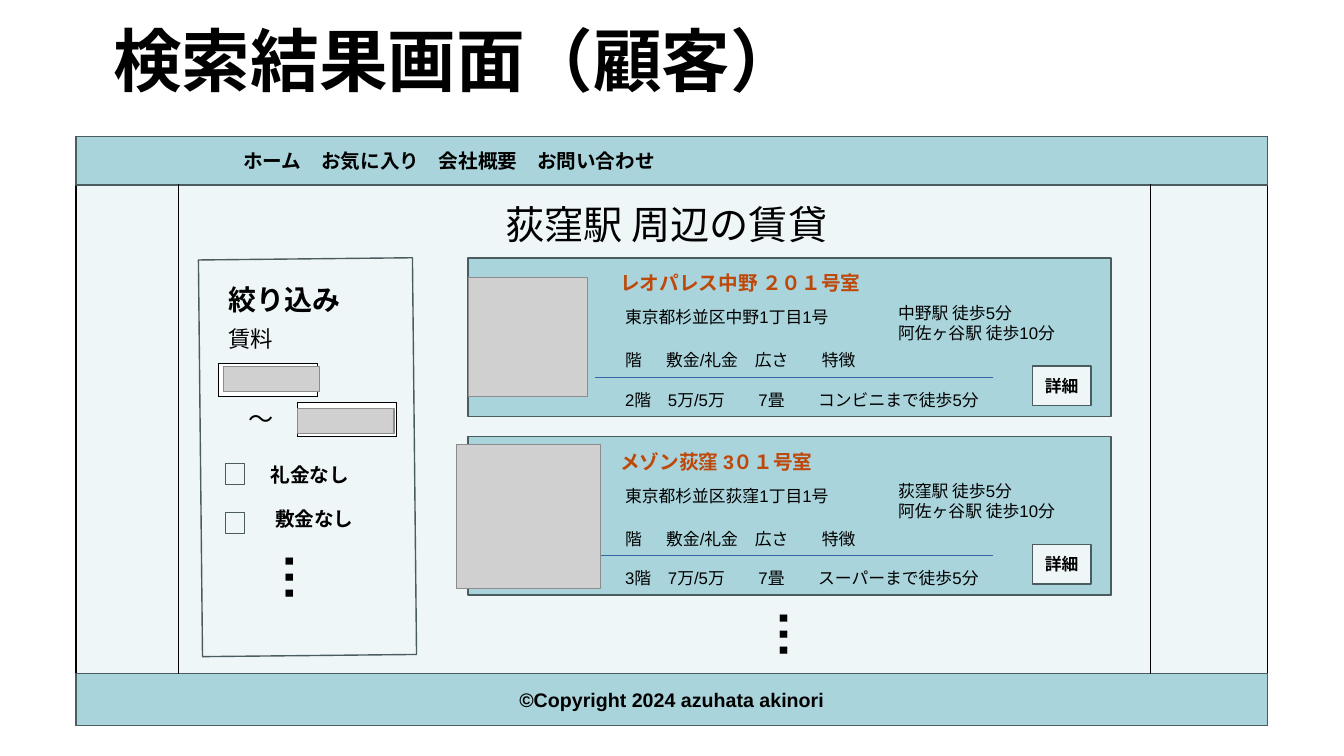
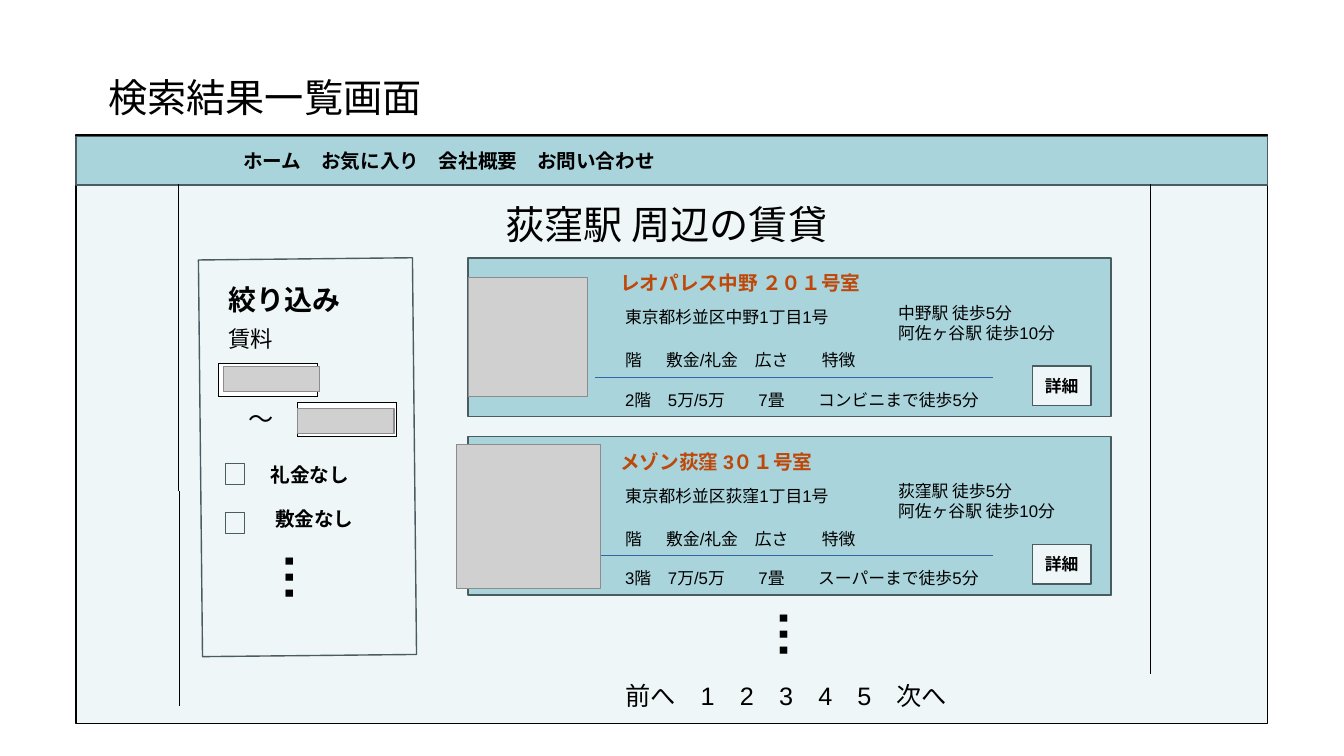
Before and after one commit to akikun918/apart-management-system, a slide deck: slide 11 of 要件定義書.pptx (slide 8 before the commit). Drawn at 1344x756 pixels with LibreOffice and Linux fonts; fonts in the diff are those of the drawing; grey boxes stand for pictures. Boxes give left, top, right and bottom in pixels: in the first picture for what was removed or moved away, otherwise in the second. Text is boxed around its words. In the diff, an @@ line names an element or a change of style, - is before the commit and + after.

```diff
--- a/要件定義書.pptx
+++ b/要件定義書.pptx
@@ title removed at (113,27,799,93) @@
-検索結果画面（顧客）
@@ text added at (108,79,421,116), 28 pt, text #000000 @@
+検索結果一覧画面
@@ line moved from (178, 186) - (178, 674) to (178, 185) - (179, 706) @@
@@ rectangle removed at (77,674,1268,726) @@
-©Copyright 2024 azuhata akinori
@@ text added at (625,684,947,707), 18 pt, text #000000 @@
+前へ 1 2 3 4 5 次へ
```
Also in this commit, not shown: 7 other slides changed, 5 slides added, 2 slides removed.
